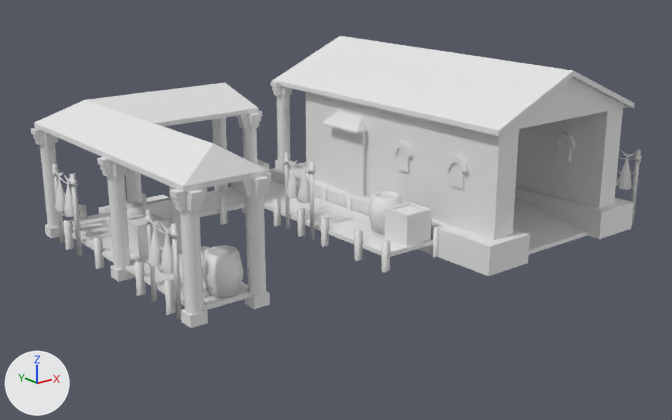
A saved change to the COLLADA model art/meshes/structural/kartlians/dock.dae.
One viewpoint serves both versions: a 50 mm lens placed at (-35.1, -45.3, 19.1), pointed at (0.4, -0.9, 1.3). Arrows for +X, +Y and +Z are at lower left; the lights stay in place. The older version comes first. Where no turn or scale is listed for an object, it has been applied to the vertices. Vertices at exactly the same position are counted once.

Names of what the first picture shows: 'dock'.
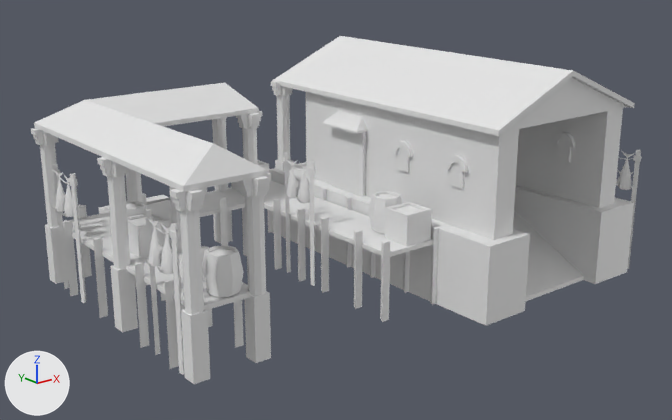
Where the newer file only moved an object's origin or applied its transform, the numbers keep the older frame.

The change, as a list of edits to the scene's bpy script:
```text
Change me_cubo_24058:
    used by ob_dock; location = (0.0, 0.0, 0.0)
    remove me_cubo_24058.from_pydata(...)  # 4866 vertices, 5662 faces; spans x -15.0..17.2, y -12.2..11.2, z -1.3..10.7
    add me_cubo_24058.from_pydata(...)  # 4861 vertices, 5634 faces; spans x -15.0..17.2, y -12.2..11.2, z -3.3..10.7
    me_cubo_24058 part 1
    20 vertices are removed from x -1.3..16.2, y -12.2..9.5, z -0.3..2.4
    61 faces are deleted
    137 vertices in x -14.6..16.7, y -12.1..9.8, z -0.2..0.0 move by (0.0, 0.0, -3.1)
    3 vertices in x 2.5..16.2, y -12.2..9.5, z -0.3 move by (0.0, 0.0, -3.0)
    3 vertices are added at (5.9, -11.2, -3.3), (9.3, -11.2, -3.3), (12.7, -11.2, -3.3)
    12 new vertices lie (0.0, 0.0, -4.8) away from vertices in x 2.5..16.2, y -12.2..9.5, z 1.5
    33 new faces join them
```

What differs and where, as boxes (x1, y1, x2, y2) in the pictures (672 x 420 px; the box of a moved part takes in the faces that stretch with it):
'dock', reshaped (19% taller): before (31, 36, 641, 328); after (31, 36, 641, 384)
part 1 of me_cubo_24058, moved or reshaped: before (45, 150, 641, 328); after (45, 150, 641, 384)
